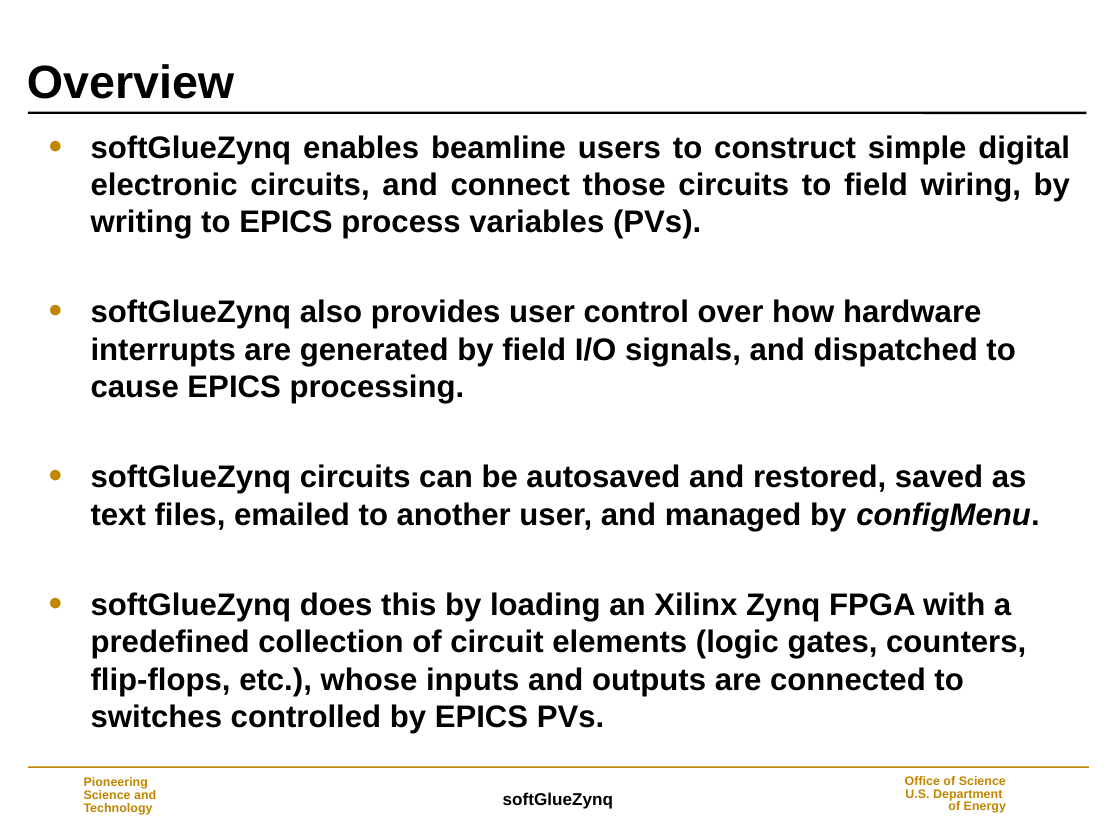
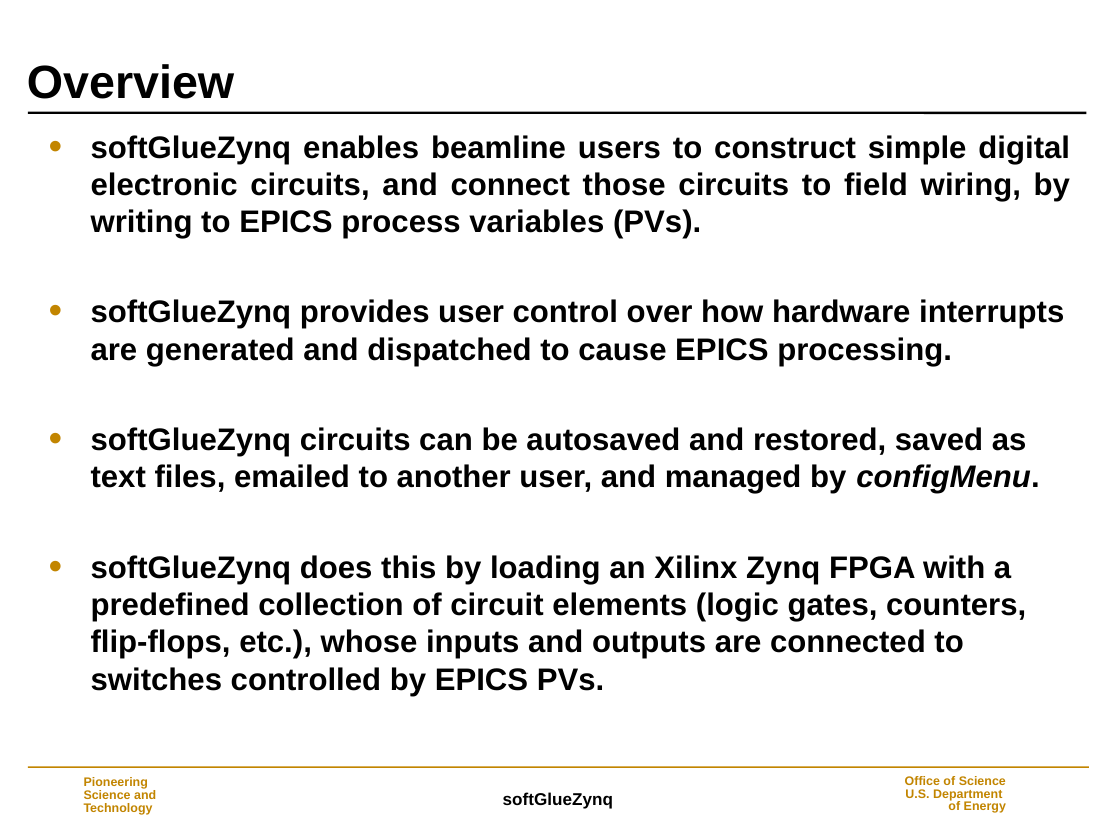
Before and after one commit to epics-modules/softGlueZynq, a slide deck: slide 3 of documentation/softGlueZynq.ppt. Drawn at 1120x840 pixels with LibreOffice and Linux fonts; fonts in the diff are those of the drawing; background and template pictures are left out. Boxes give left, top, right and bottom in pixels: in the first picture for what was removed or moved away, otherwise in the second. Text is boxed around its words. In the diff, an @@ line names an element or a change of style, - is before the commit and + after.

```diff
--- a/documentation/softGlueZynq.ppt
+++ b/documentation/softGlueZynq.ppt
@@ text at (91,299,1064,366): text changed @@
-• softGlueZynq also provides user control over how hardware interrupts are generated by field I/O signals, and dispatched to cause EPICS processing.
+• softGlueZynq provides user control over how hardware interrupts are generated and dispatched to cause EPICS processing.
```
Also in this commit, not shown: 6 other slides changed, 3 slides added.
